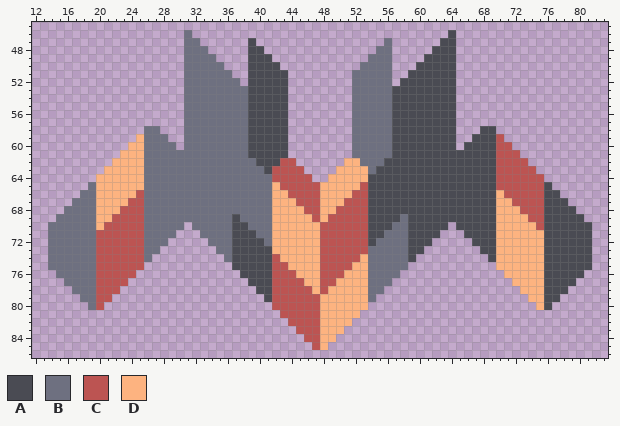
Two states of a sprite sheet, sprites/blocks/turrets/1-alight.png. Above is the file before it was changed.
The file is 96x96 pixels. Shown: x 12..83, y 45..86.
Palette (. is transparent): A #4a4b53  B #6e7080  C #bc5452  D #fdb380
Pixels before, first column x 14:
46 .................B................................A.................
47 .................BB......A................B......AA.................
48 .................BBB.....AA..............BB.....AAA.................
49 .................BBBB....AAA............BBB....AAAA.................
50 .................BBBBB...AAAA..........BBBB...AAAAA.................
51 .................BBBBBB..AAAAA........BBBBB..AAAAAA.................
52 .................BBBBBBB.AAAAA........BBBBB.AAAAAAA.................
53 .................BBBBBBBBAAAAA........BBBBBAAAAAAAA.................
54 .................BBBBBBBBAAAAA........BBBBBAAAAAAAA.................
55 .................BBBBBBBBAAAAA........BBBBBAAAAAAAA.................
56 .................BBBBBBBBAAAAA........BBBBBAAAAAAAA.................
57 .................BBBBBBBBAAAAA........BBBBBAAAAAAAA.................
58 ............BB...BBBBBBBBAAAAA........BBBBBAAAAAAAA...AA............
59 ...........DBBB..BBBBBBBBAAAAA........BBBBBAAAAAAAA..AAAC...........
60 ..........DDBBBB.BBBBBBBBAAAAA........BBBBBAAAAAAAA.AAAACC..........
61 .........DDDBBBBBBBBBBBBBAAAAA........BBBBBAAAAAAAAAAAAACCC.........
62 ........DDDDBBBBBBBBBBBBBBAAACC......DDBBBAAAAAAAAAAAAAACCCC........
63 .......DDDDDBBBBBBBBBBBBBBBACCCC....DDDDBAAAAAAAAAAAAAAACCCCC.......
64 ......DDDDDDBBBBBBBBBBBBBBBBCCCCC..DDDDDAAAAAAAAAAAAAAAACCCCCC......
65 .....BDDDDDDBBBBBBBBBBBBBBBBDCCCCCDDDDDCAAAAAAAAAAAAAAAACCCCCCA.....
66 ....BBDDDDDCBBBBBBBBBBBBBBBBDDCCCCDDDDCCAAAAAAAAAAAAAAAADCCCCCAA....
67 ...BBBDDDDCCBBBBBBBBBBBBBBBBDDDCCCDDDCCCAAAAAAAAAAAAAAAADDCCCCAAA...
68 ..BBBBDDDCCCBBBBBBBBBBBBBBBBDDDDCCDDCCCCAAAAAAAAAAAAAAAADDDCCCAAAA..
69 .BBBBBDDCCCCBBBBBBBBBBBABBBBDDDDDCDCCCCCAAAABAAAAAAAAAAADDDDCCAAAAA.
70 BBBBBBDCCCCCBBBBB.BBBBBAABBBDDDDDDCCCCCCAAABBAAAAA.AAAAADDDDDCAAAAAA
71 BBBBBBCCCCCCBBBB...BBBBAAABBDDDDDDCCCCCCAABBBAAAA...AAAADDDDDDAAAAAA
72 BBBBBBCCCCCCBBB.....BBBAAAABDDDDDDCCCCCCABBBBAAA.....AAADDDDDDAAAAAA
73 BBBBBBCCCCCCBB.......BBAAAAADDDDDDCCCCCCBBBBBAA.......AADDDDDDAAAAAA
74 BBBBBBCCCCCCB.........BAAAAACDDDDDCCCCCDBBBBBA.........ADDDDDDAAAAAA
75 BBBBBBCCCCCC...........AAAAACCDDDDCCCCDDBBBBB...........DDDDDDAAAAAA
76 .BBBBBCCCCC.............AAAACCCDDDCCCDDDBBBB.............DDDDDAAAAA.
77 ..BBBBCCCC...............AAACCCCDDCCDDDDBBB...............DDDDAAAA..
78 ...BBBCCC.................AACCCCCDCDDDDDBB.................DDDAAA...
79 ....BBCC...................ACCCCCCDDDDDDB...................DDAA....
80 .....BC.....................CCCCCCDDDDDD.....................DA.....
81 .............................CCCCCDDDDD.............................
82 ..............................CCCCDDDD..............................
83 ...............................CCCDDD...............................
84 ................................CCDD................................
85 .................................CD.................................
Now the later version:
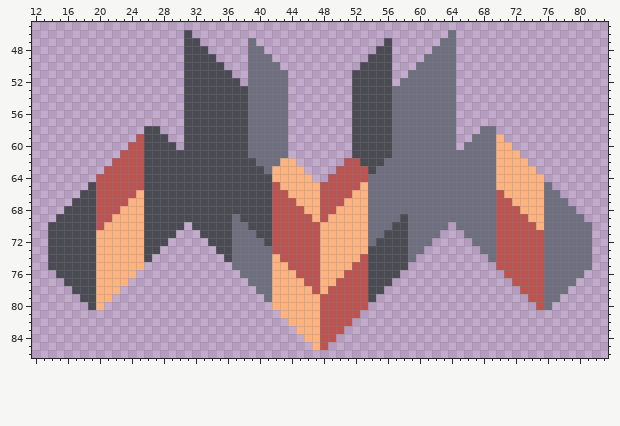
From old to new:
Colour A changes from #4a4b53 to #6e7080.
Colour B changes from #6e7080 to #4a4b53.
Colour C changes from #bc5452 to #fdb380.
Colour D changes from #fdb380 to #bc5452.
Changed places in both pictures, as pixel boxes (x1, y1, x2, y2):
changed: (48, 30, 592, 350)
